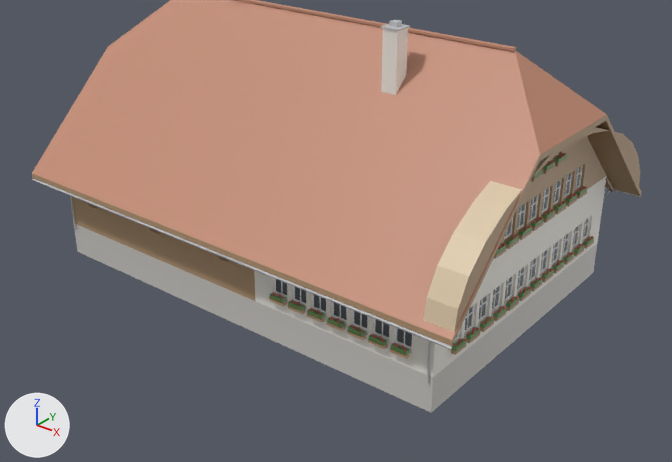
Renders of the glTF model app/assets/models/buildings/farmhouse_l.glb from each side of a commit.
Before and after are seen from a 50 mm camera at (29.0, -35.7, 22.7) aimed at (1.4, -1.2, 1.3). The lights are fixed; the arrows at lower left show +X, +Y and +Z. The first picture is the older version. Vertices at exactly the same position are counted once.

Names of what the first picture shows: 'farmhouse_l'.
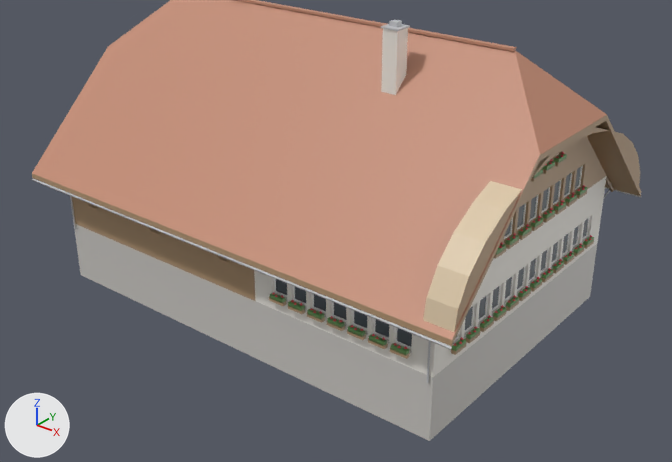
Where the change shows, as pixel boxes [x1, y1, x2, y2] in the pictures (672 x 462 px; the box of a moved part takes in the faces that stretch with it):
'farmhouse_l', reshaped: before [31, 0, 641, 413]; after [31, 0, 641, 441]
part 1 of me_farmhouse_l, deleted: before [280, 160, 588, 351]
part 2 of me_farmhouse_l, moved or reshaped: before [217, 236, 594, 353]; after [270, 235, 592, 351]
part 3 of me_farmhouse_l, reshaped: before [499, 153, 587, 249]; after [499, 152, 585, 248]

The edits, one by one:
me_farmhouse_l is used by ob_farmhouse_l; location (0.0, 0.0, 0.0).
me_farmhouse_l had 4147 vertices, 5508 faces and spanned x -13.5..13.5, y -9.3..9.3, z -1.5..13.1.
me_farmhouse_l now has 3004 vertices, 3450 faces and spans x -13.5..13.5, y -9.3..9.3, z -3.0..13.1.
me_farmhouse_l part 1: 93 loose pieces with 714 vertices, spanning x 3.1..12.3, y -8.3..7.9, z 1.2..8.3, are deleted.
me_farmhouse_l part 2: 70 vertices moved from x -12.0..12.2, y -8.2..8.2, z -1.5..1.3 to x -12.0..12.2, y -8.2..8.2, z -3.0..1.3; 477 vertices removed from x -10.4..12.3, y -8.3..8.3, z 1.1..1.9; 209 vertices added at x 3.2..12.3, y -8.3..8.3, z 1.2..1.4.
me_farmhouse_l part 3: 17 vertices moved within x 12.1..12.3, y -4.7..4.5, z 4.6..7.3; 247 vertices removed from x 12.0..12.3, y -5.1..5.1, z 4.5..7.4; 90 vertices added at x 12.1..12.3, y -4.6..4.9, z 4.6..7.4.
Other edits to the shape of me_farmhouse_l do not show in these pictures.
